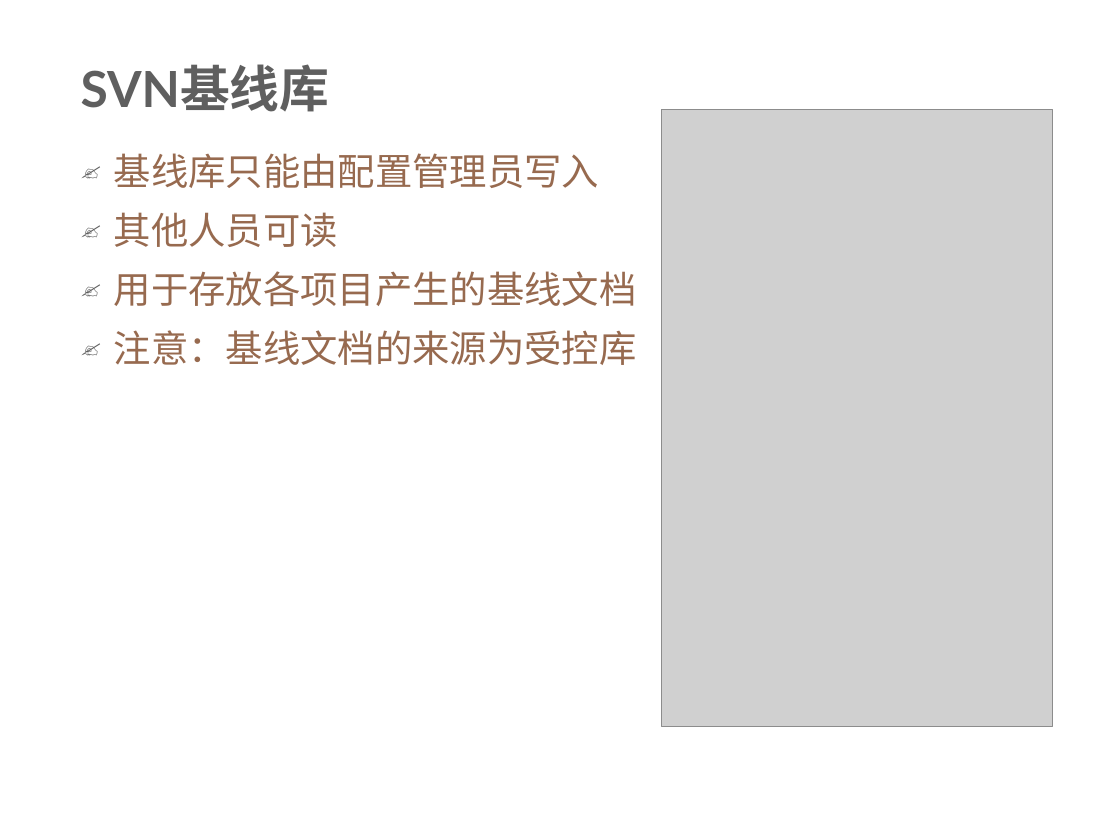
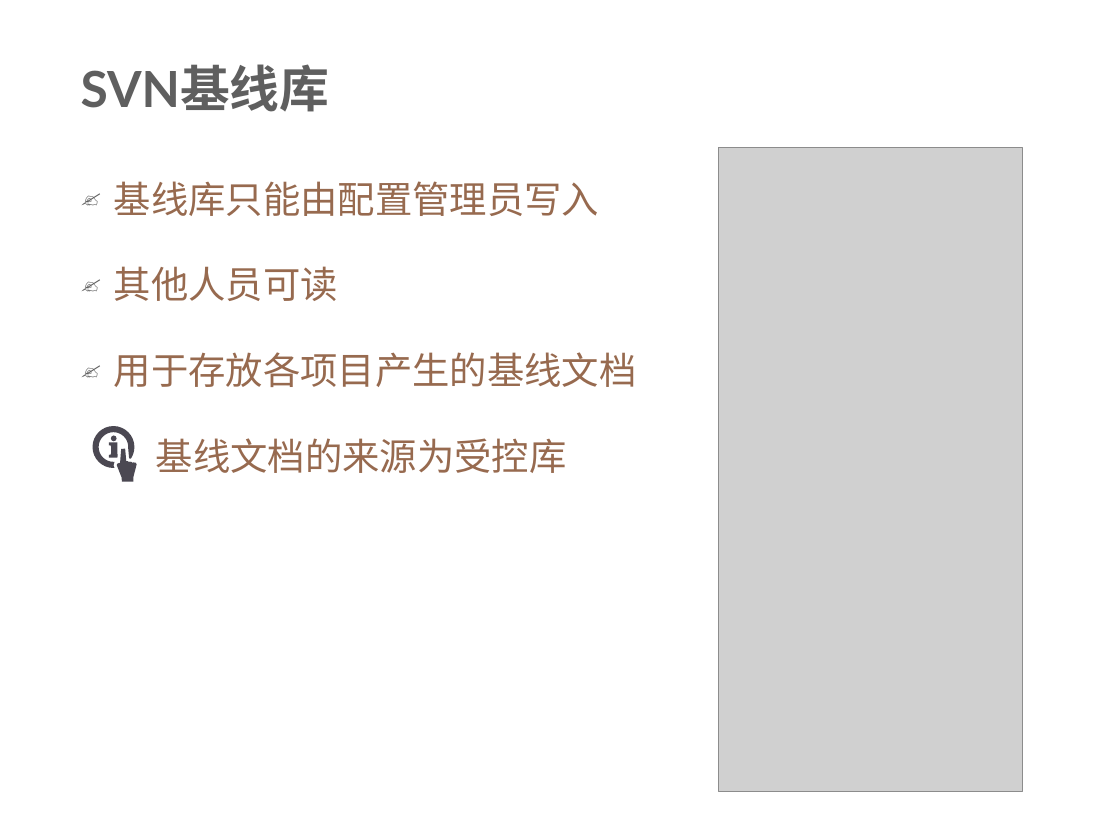
Before and after one commit to xianmomo/demo, a slide deck: slide 12 of 新员工入职指引/配置管理规范及要求.pptx (slide 13 before the commit). Drawn at 1120x840 pixels with LibreOffice and Linux fonts; fonts in the diff are those of the drawing; grey boxes stand for pictures; background and template pictures are left out. Boxes give left, top, right and bottom in pixels: in the first picture for what was removed or moved away, otherwise in the second. Text is boxed around its words. In the diff, an @@ line names an element or a change of style, - is before the commit and + after.

```diff
--- a/新员工入职指引/配置管理规范及要求.pptx
+++ b/新员工入职指引/配置管理规范及要求.pptx
@@ picture: place and size @@
-picture at [662, 110, 1053, 727]
+picture at [719, 148, 1023, 792]
@@ text at [114, 181, 637, 387]: line spacing 0.9 to 1.5 @@
@@ freeform shape added at [93, 426, 137, 482], fill #4B4852 @@
@@ text at [156, 438, 567, 473]: text changed @@
-✍ 注意：基线文档的来源为受控库
+基线文档的来源为受控库
```
Also in this commit, not shown: 12 other slides changed, 8 slides added, 7 slides removed, 4 other files.
